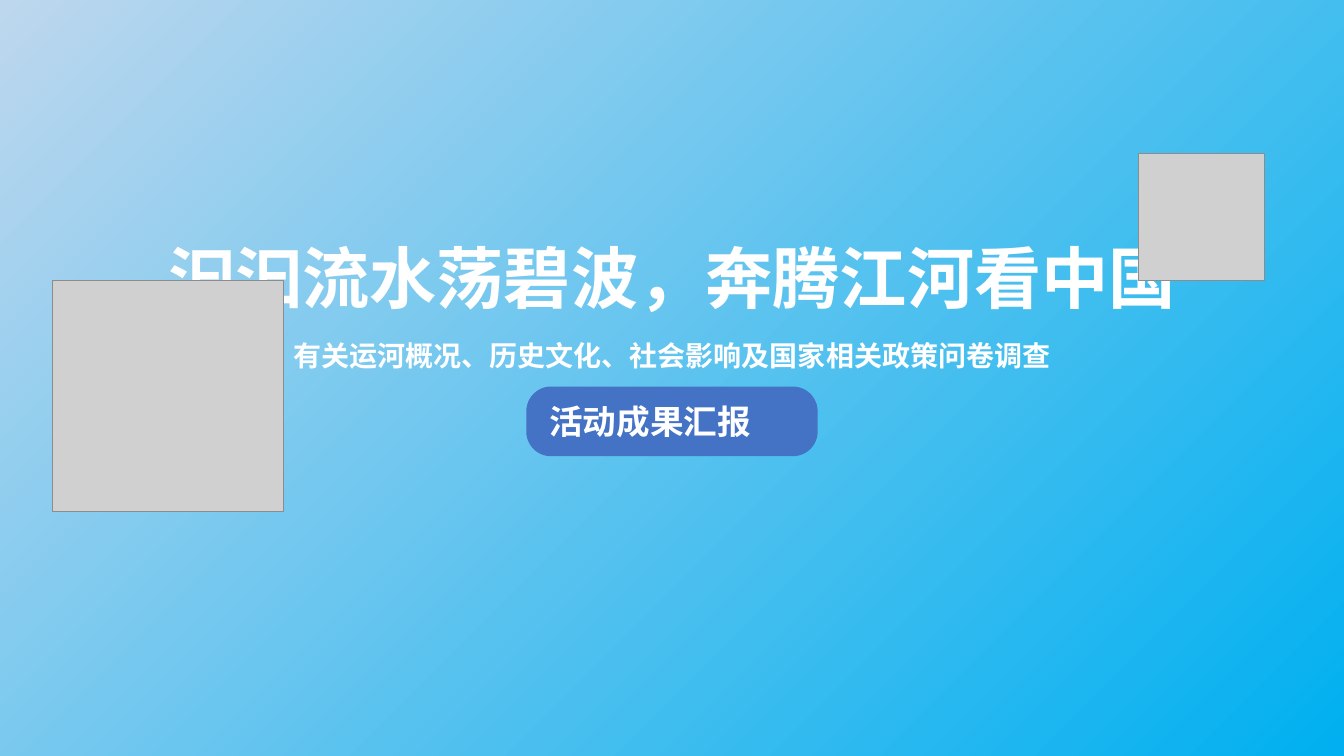
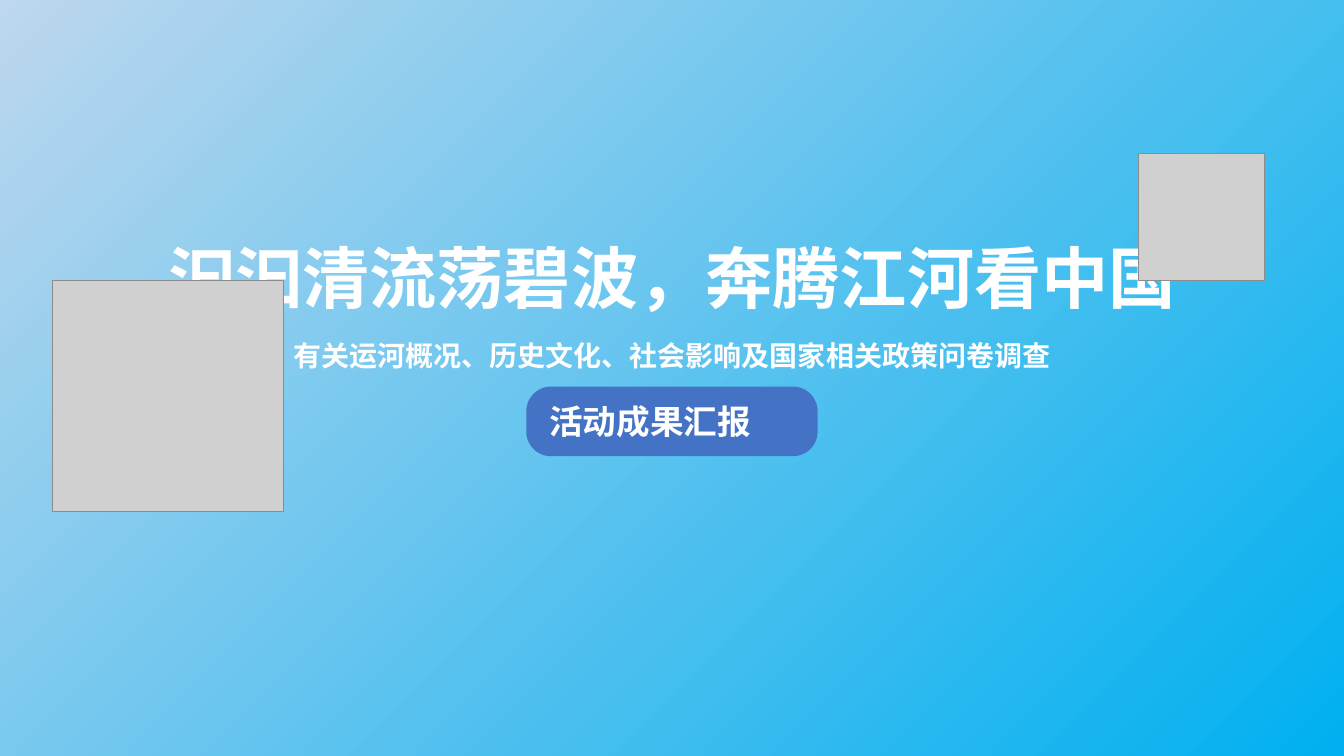
Before and after one commit to HalfOneElephant/HalfOneElephant.github.io, a slide deck: slide 2 of 相关图标.pptx. Drawn at 1344x756 pixels with LibreOffice and Linux fonts; fonts in the diff are those of the drawing; grey boxes stand for pictures. Boxes give left, top, right and bottom in pixels: in the first picture for what was removed or moved away, otherwise in the second. Text is boxed around its words. In the diff, an @@ line names an element or a change of style, - is before the commit and + after.

```diff
--- a/相关图标.pptx
+++ b/相关图标.pptx
@@ text at <box>168,235,1176,320</box>: text changed @@
-汩汩流水荡碧波，奔腾江河看中国
+汩汩清流荡碧波，奔腾江河看中国
```
Also in this commit, not shown: 11 other files.
